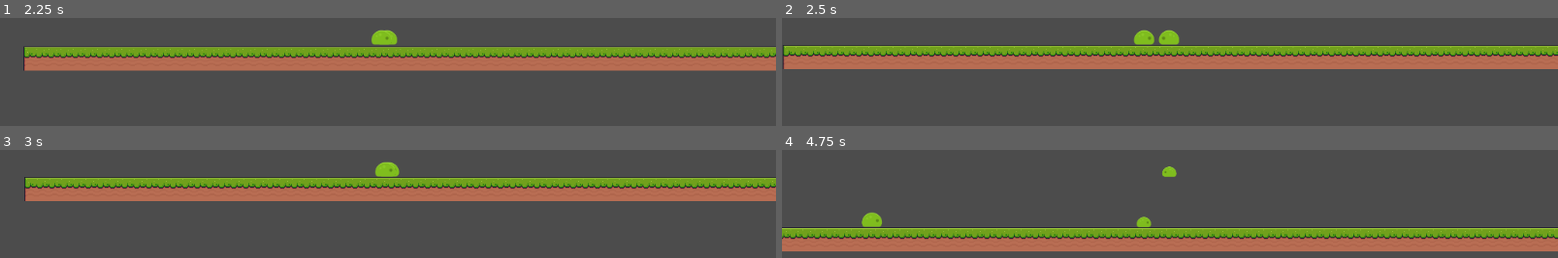
Above: before the commit, frames 1-4 (two rows, left to right).
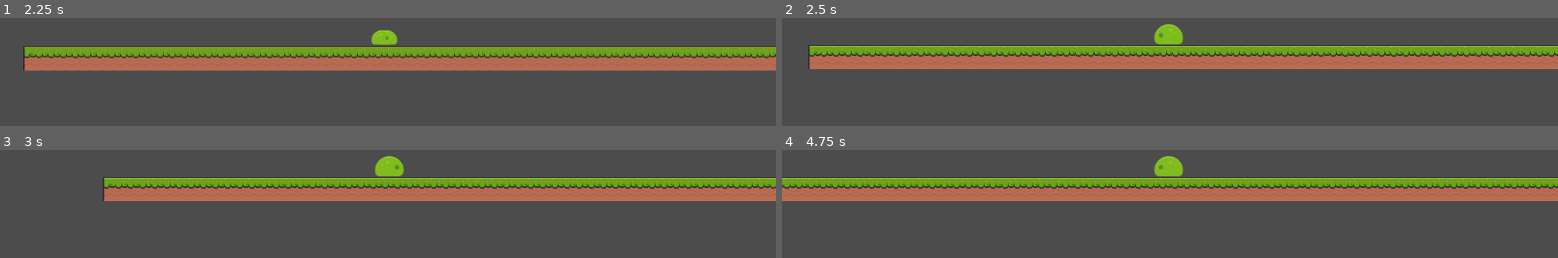
Above: after the commit, the same moments.

Repository: MGPAlpha/SlimeGame
Game: Godot game, scene res://main.tscn
The game is run twice, just before and just after one commit, with the same random seed, the same clock (stepped at 60 frames per second) and the same inputs.
Inputs (mouse positions are in pixels of both pictures, inside the frame that each line leads up to):
- Up to frame 1 (2.25 s): tap Enter at 0.5 s; move the mouse to (558, 22) at 0.52 s; hold D (right) 0.53-2.03 s; right-click (558, 22) at 0.6 s; tap Space (jump) at 0.77, 1.52 s; move the mouse to (232, 67) at 1.27 s; right-click (232, 67) at 1.35 s; move the mouse to (outside the picture) at 2.02 s; hold A (left) from 2.03 s (still down); click (outside the picture) at 2.1 s
- Up to frame 2 (2.5 s): keep holding A (left); right-click (outside the picture) at 2.3 s
- Up to frame 3 (3 s): move the mouse to (outside the picture) at 2.77 s; release A (left) at 2.78 s; hold D (right) from 2.78 s (still down); right-click (outside the picture) at 2.85 s
- Up to frame 4 (4.75 s): tap Space (jump) at 3.02, 3.77, 4.52 s; move the mouse to (1402, 245) at 3.52 s; right-click (1402, 245) at 3.6 s; move the mouse to (outside the picture) at 4.27 s; release D (right) at 4.28 s; hold A (left) from 4.28 s (still down); click (outside the picture) at 4.35 s; right-click (outside the picture) at 4.55 s

Frame 1 is identical in both runs. In frame 2, 4.1% of the frame differs, in the area x 0-100%, y 5-48%; in frame 3, 5.3%; in frame 4, 46%, in the area x 0-100%, y 5-94%.

Commit message:
create slime merging mechanic

Diff:
--- a/Prefabs/Slime.tscn
+++ b/Prefabs/Slime.tscn
@@ -20,7 +20,7 @@
 radius = 7.0
 
 [sub_resource type="CircleShape2D" id=10]
-radius = 17.4739
+radius = 21.1464
 
 [node name="Slime" type="KinematicBody2D"]
 scale = Vector2( 2.06021, 2.06021 )
--- a/SlimeRoot.gd
+++ b/SlimeRoot.gd
@@ -20,6 +20,7 @@
 func new_slime():
 	var newSlime = basicSlime.instance()
 	newSlime.connect("request_split", self, "perform_split")
+	newSlime.connect("request_merge", self, "perform_merge")
 	return newSlime
 
 func switch_camera(slime):
@@ -43,6 +44,22 @@
 	switch_camera(activeSlime)
 	slime.queue_free()
 
+func perform_merge(slimes):
+	var mergedSlime = new_slime()
+	var mergedPos = Vector2.ZERO
+	var totalMass = 0
+	for slime in slimes:
+		totalMass += slime.mass
+		mergedPos += slime.position * slime.mass
+		slime.queue_free()
+	mergedPos /= totalMass
+	switch_camera(mergedSlime)
+	mergedSlime.position = mergedPos
+	mergedSlime.isActiveSlime = true
+	mergedSlime.initialize(totalMass)
+	add_child(mergedSlime)
+
+
 # Called every frame. 'delta' is the elapsed time since the previous frame.
 #func _process(delta):
 #	pass
